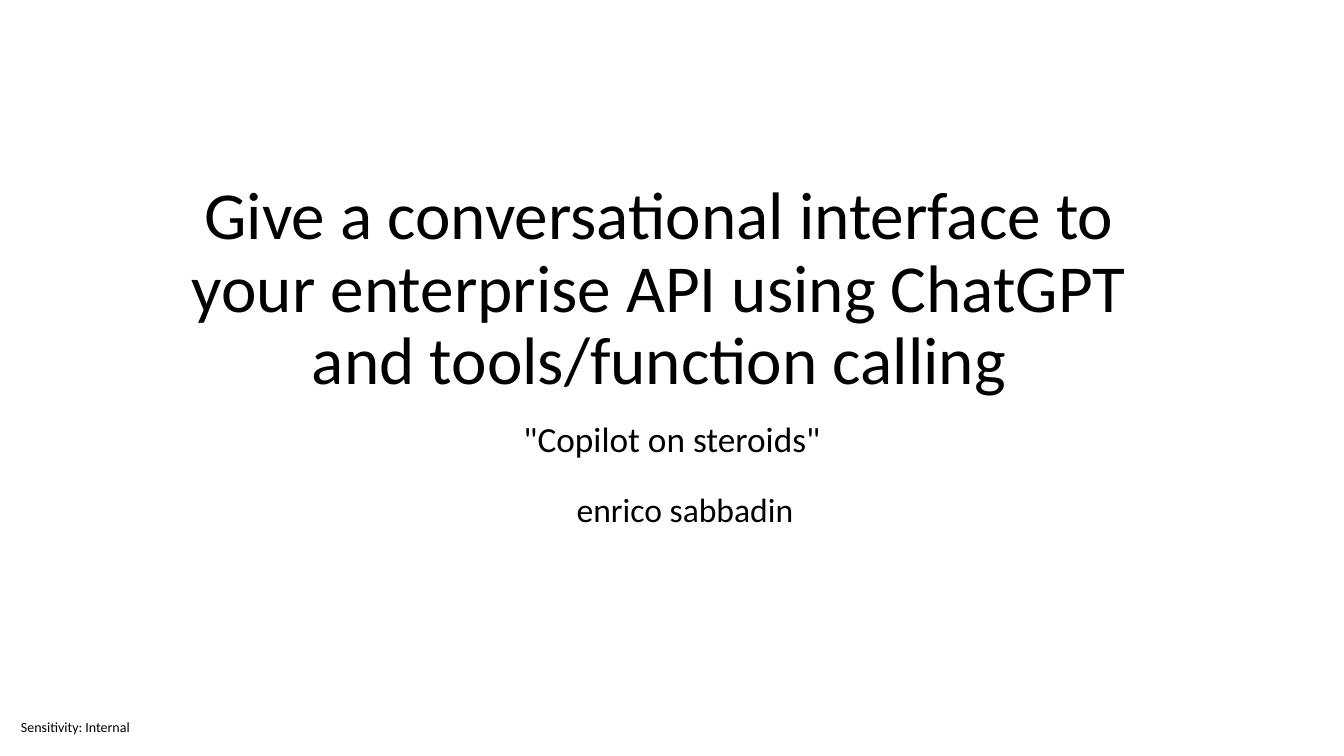
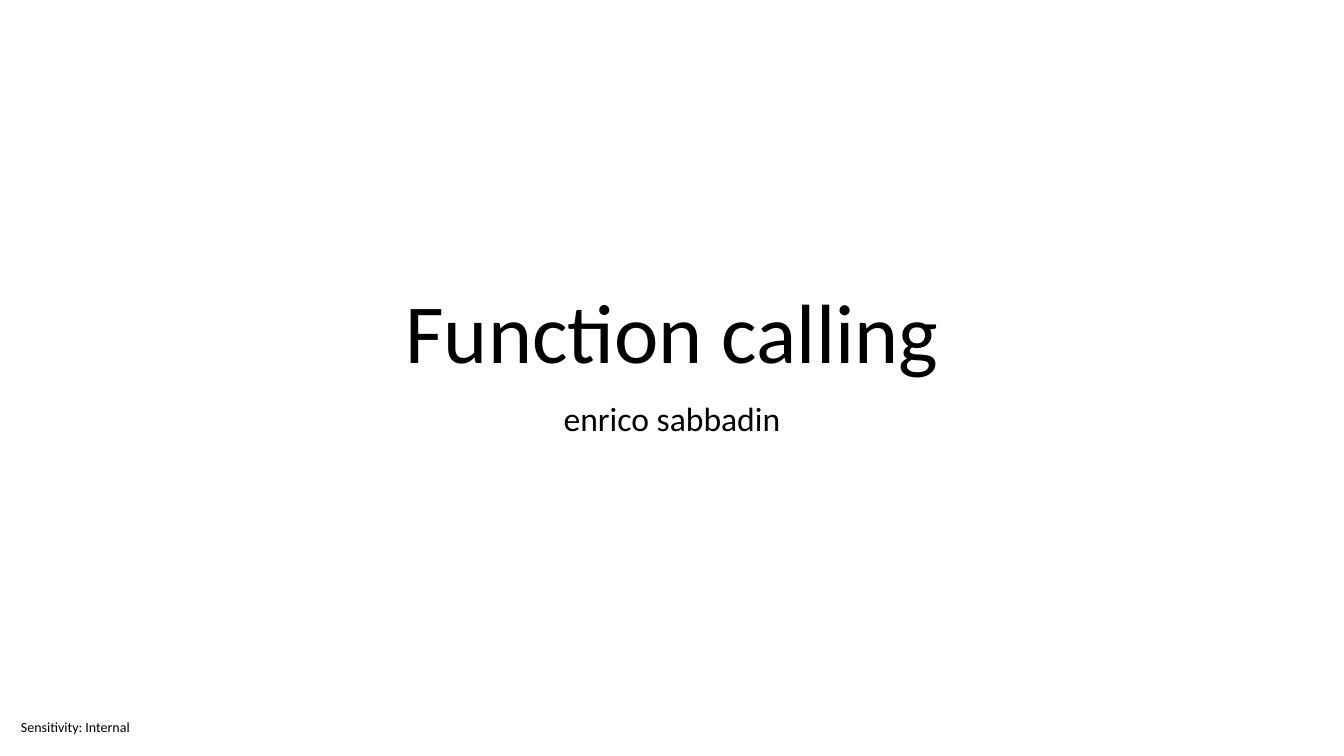
Before and after one commit to sabbadino/function-caling, a slide deck: slide 1 of Function calling.pptx. Drawn at 1344x756 pixels with LibreOffice and Linux fonts; fonts in the diff are those of the drawing. Boxes give left, top, right and bottom in pixels: in the first picture for what was removed or moved away, otherwise in the second. Text is boxed around its words. In the diff, an @@ line names an element or a change of style, - is before the commit and + after.

```diff
--- a/Function calling.pptx
+++ b/Function calling.pptx
@@ text removed at (192,192,1126,396) @@
-Give a conversational interface to your enterprise API using ChatGPT and tools/function calling
@@ title added at (405,304,938,378), 60 pt, text #000000 @@
+Function calling
@@ subtitle "enrico sabbadin": place and size @@
-subtitle "enrico sabbadin" at (577,498,794,523)
+subtitle "enrico sabbadin" at (564,407,781,432)
@@ title removed at (523,427,820,458) @@
-"Copilot on steroids"
```
Also in this commit, not shown: 8 other slides changed, 6 slides removed.
